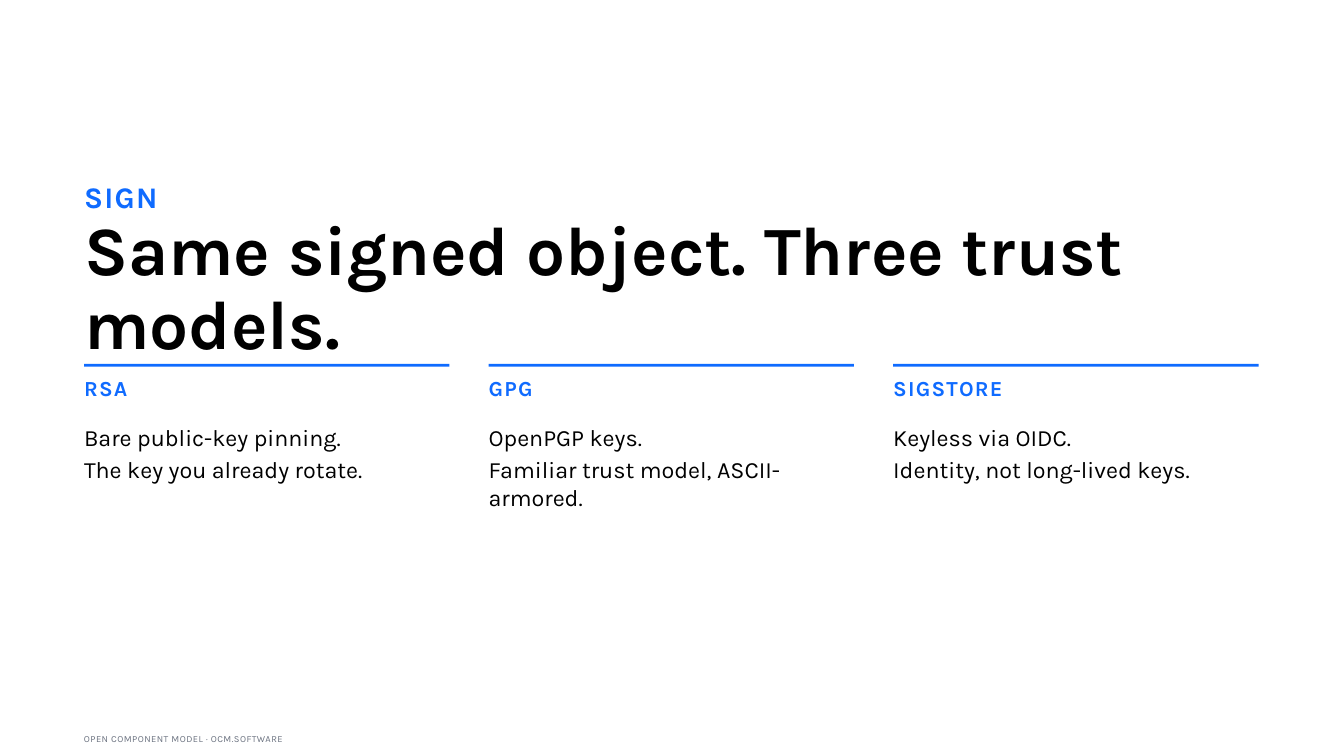
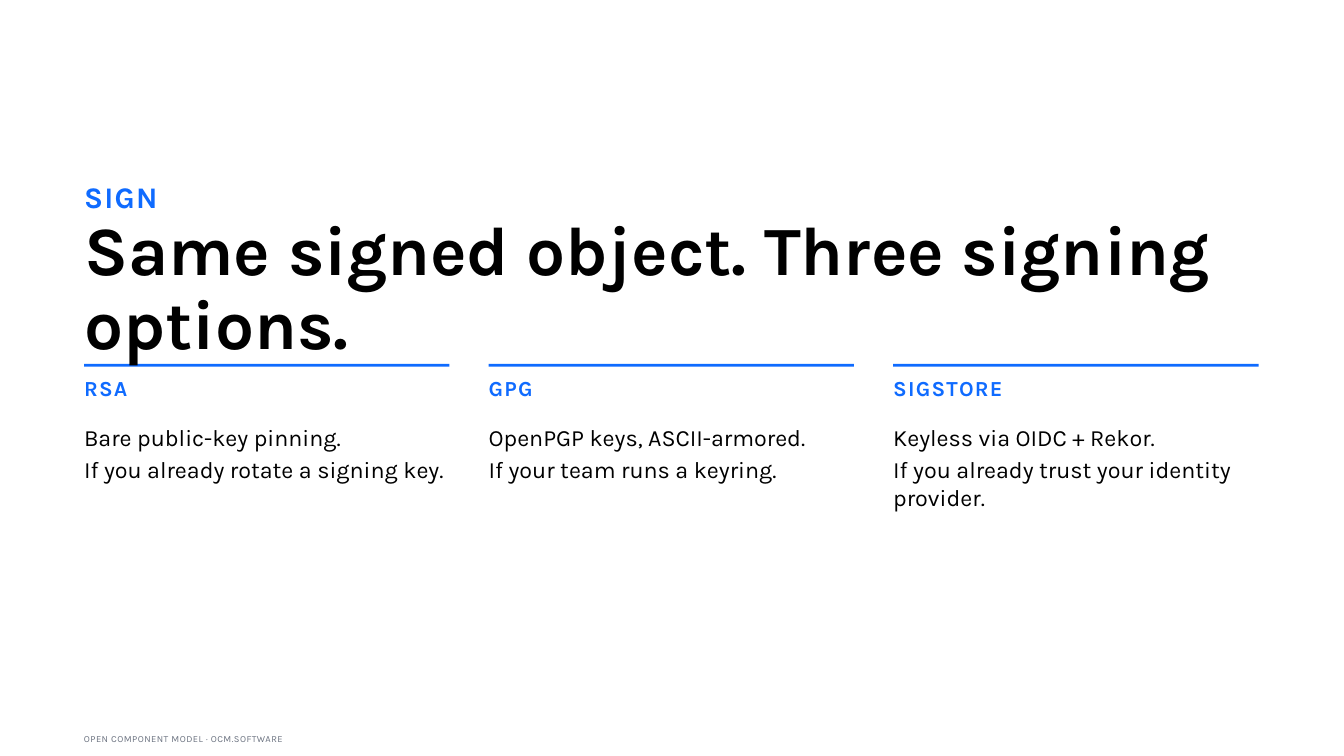
Before and after one commit to morri-son/open-component-model, a slide deck: slide 9 of docs/community/marketing/decks/architect-phase2a/OCM-Story-Architect-External.pptx. Drawn at 1344x756 pixels with LibreOffice and Linux fonts; fonts in the diff are those of the drawing. Boxes give left, top, right and bottom in pixels: in the first picture for what was removed or moved away, otherwise in the second. Text is boxed around its words. In the diff, an @@ line names an element or a change of style, - is before the commit and + after.

```diff
--- a/docs/community/marketing/decks/architect-phase2a/OCM-Story-Architect-External.pptx
+++ b/docs/community/marketing/decks/architect-phase2a/OCM-Story-Architect-External.pptx
@@ title at (x1=84, y1=226, x2=1210, y2=366): text changed @@
-Same signed object. Three trust models.
+Same signed object. Three signing options.
@@ text at (x1=489, y1=430, x2=805, y2=484): text changed @@
-OpenPGP keys.
-Familiar trust model, ASCII-armored.
+OpenPGP keys, ASCII-armored.
+If your team runs a keyring.
@@ text at (x1=893, y1=430, x2=1231, y2=512): text changed @@
-Keyless via OIDC.
-Identity, not long-lived keys.
+Keyless via OIDC + Rekor.
+If you already trust your identity provider.
@@ text at (x1=84, y1=462, x2=443, y2=484): text changed @@
-The key you already rotate.
+If you already rotate a signing key.
```
Also in this commit, not shown: 12 other slides changed, 17 other files.
